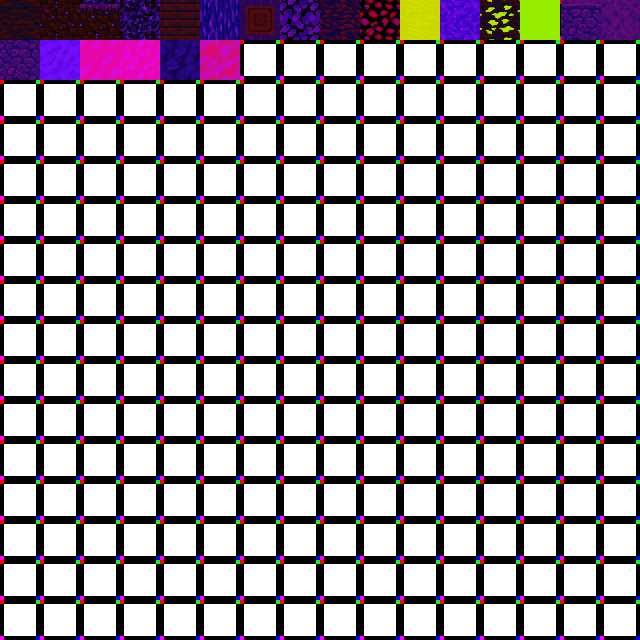
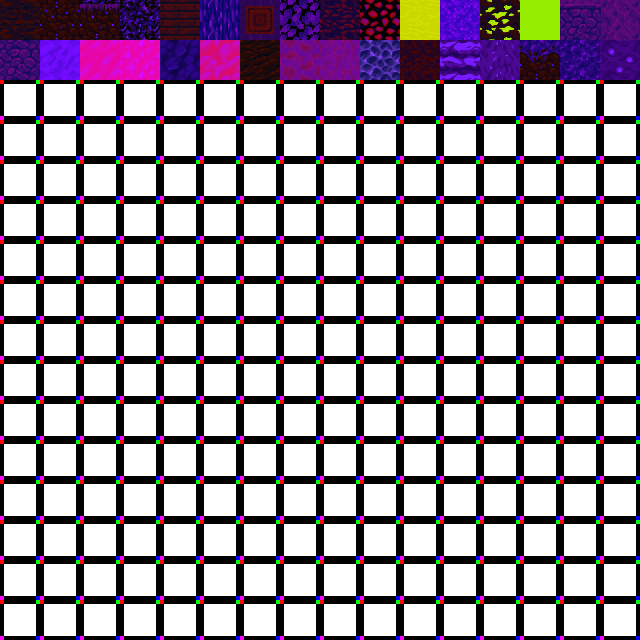
Comparing the layer stacks of the two 640 × 640 images. Changes:
painted on "Arrière-plan" over [240, 0, 640, 80]
